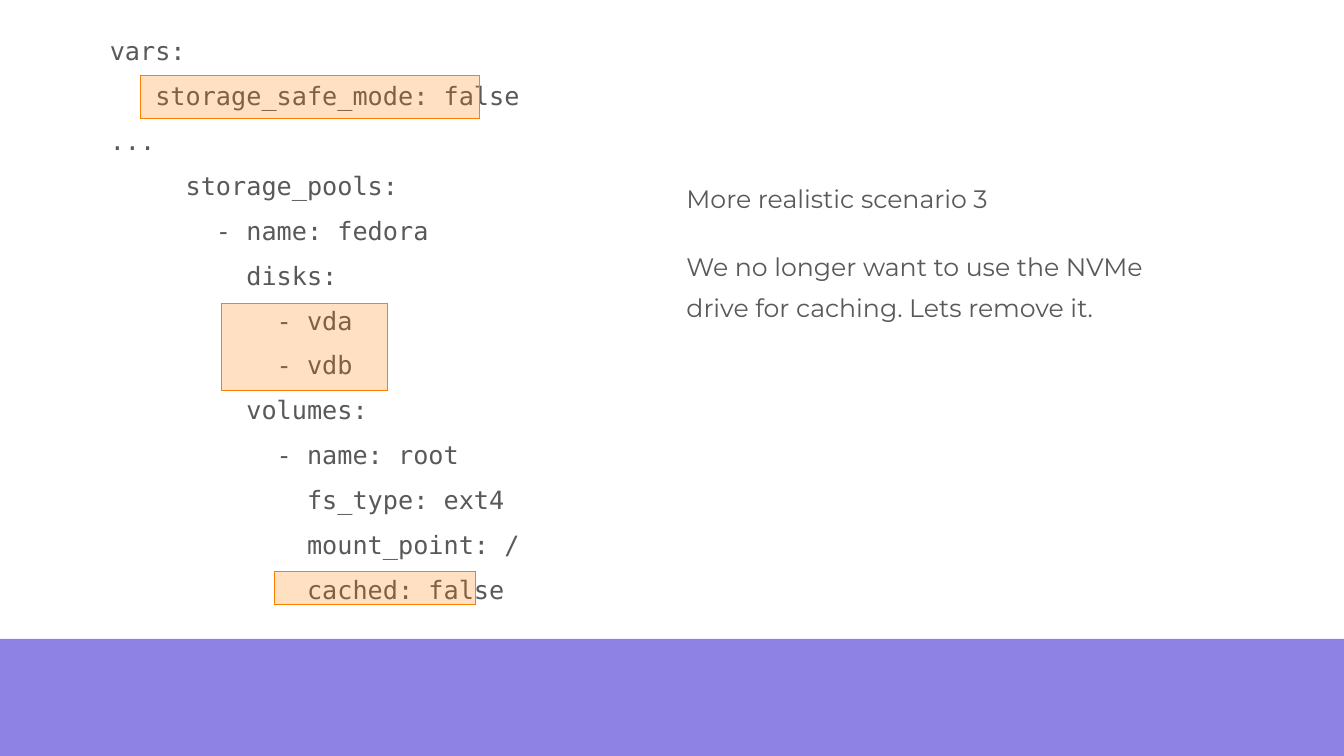
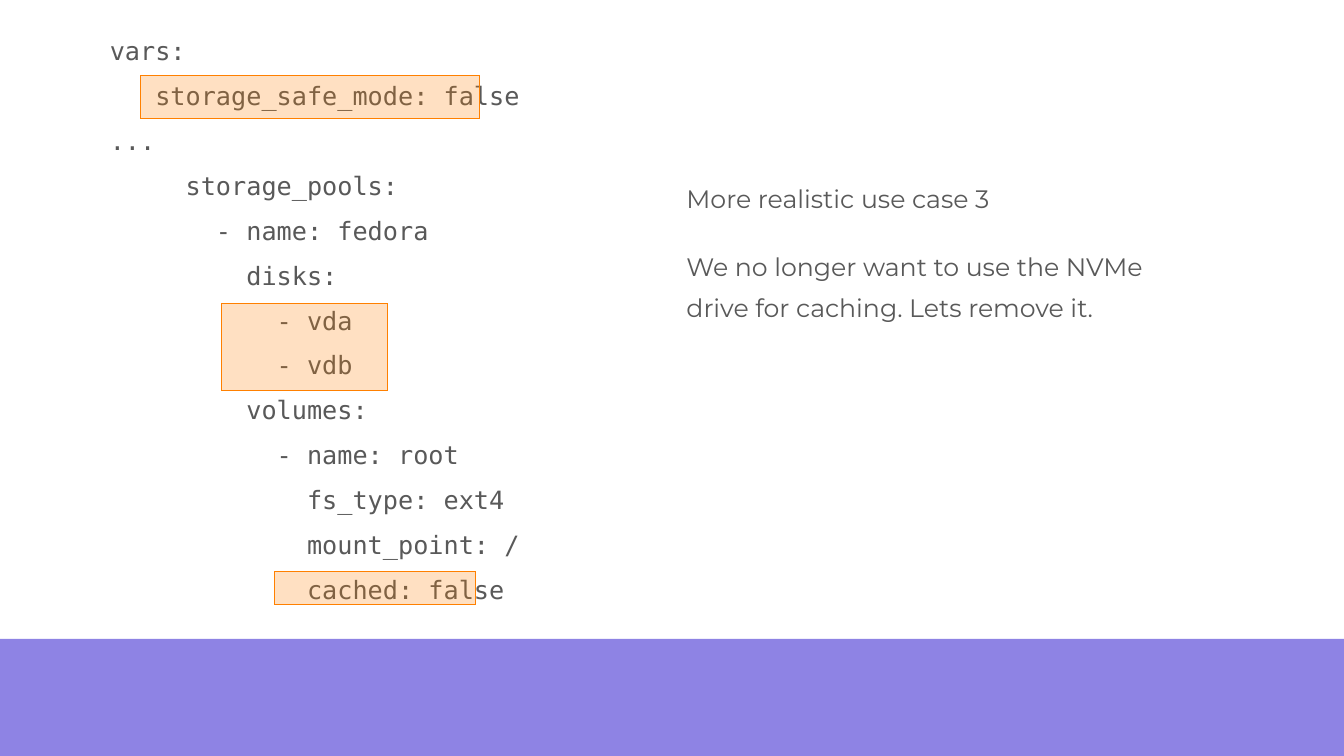
Before and after one commit to vojtechtrefny/slides, a slide deck: slide 10 of Manage storage easily with Linux System Roles/storage-role.odp. Drawn at 1344x756 pixels with LibreOffice and Linux fonts; fonts in the diff are those of the drawing; background and template pictures are left out. Boxes give left, top, right and bottom in pixels: in the first picture for what was removed or moved away, otherwise in the second. Text is boxed around its words. In the diff, an @@ line names an element or a change of style, - is before the commit and + after.

```diff
--- a/Manage storage easily with Linux System Roles/storage-role.odp
+++ b/Manage storage easily with Linux System Roles/storage-role.odp
@@ subtitle at (686,189,989,208): text changed @@
-More realistic scenario 3
+More realistic use case 3
```
Also in this commit, not shown: 4 other slides changed, 1 other file.
